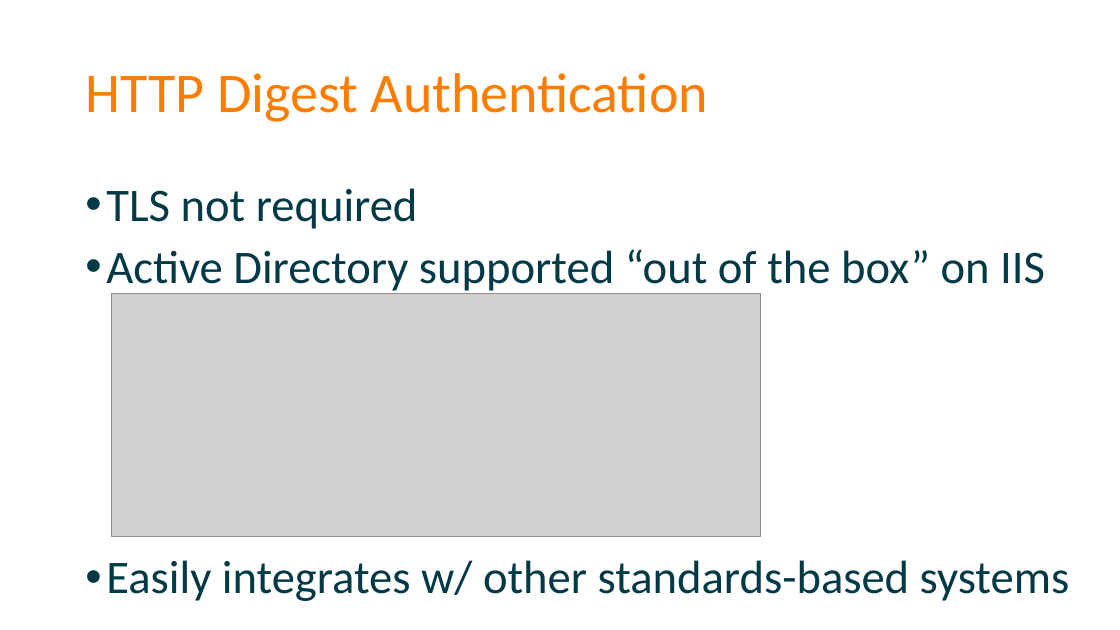
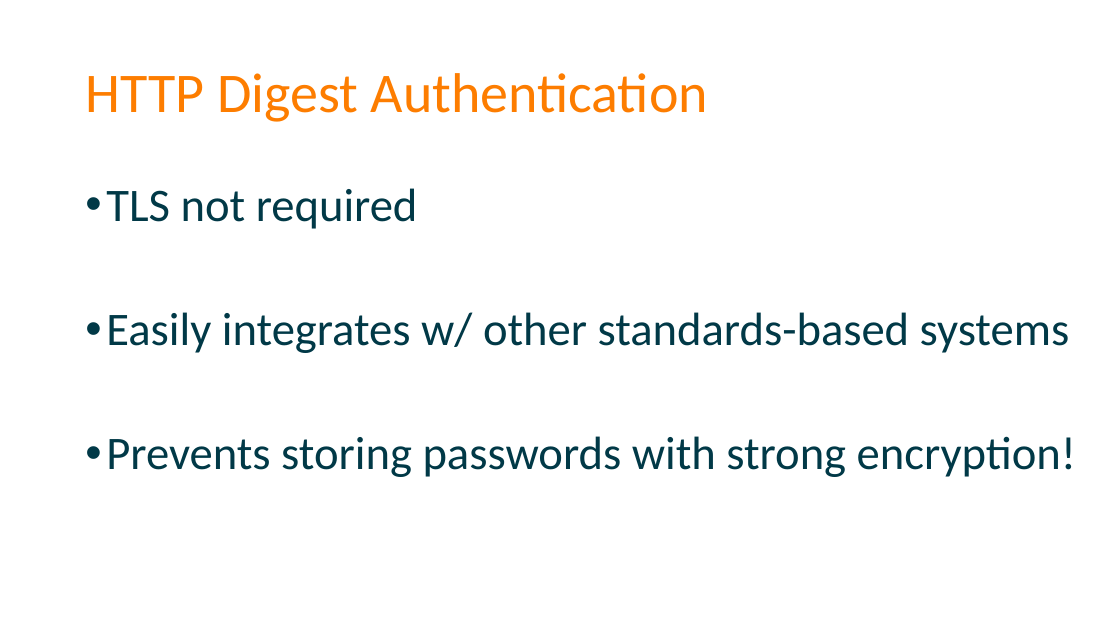
Before and after one commit to spetryjohnson/Securing-Your-API-Endpoints, a slide deck: slide 18 of Securing Your API Endpoints.pptx. Drawn at 1120x630 pixels with LibreOffice and Linux fonts; fonts in the diff are those of the drawing; grey boxes stand for pictures. Boxes give left, top, right and bottom in pixels: in the first picture for what was removed or moved away, otherwise in the second. Text is boxed around its words. In the diff, an @@ line names an element or a change of style, - is before the commit and + after.

```diff
--- a/Securing Your API Endpoints.pptx
+++ b/Securing Your API Endpoints.pptx
@@ text at (106,249,1045,295): paragraph removed @@
-• Active Directory supported “out of the box” on IIS
@@ picture removed at (111,294,760,537) @@
@@ text at (106,436,1076,477): paragraph added @@
+• Prevents storing passwords with strong encryption!
```
Also in this commit, not shown: 9 other slides changed, 1 slide removed, 1 other file.
